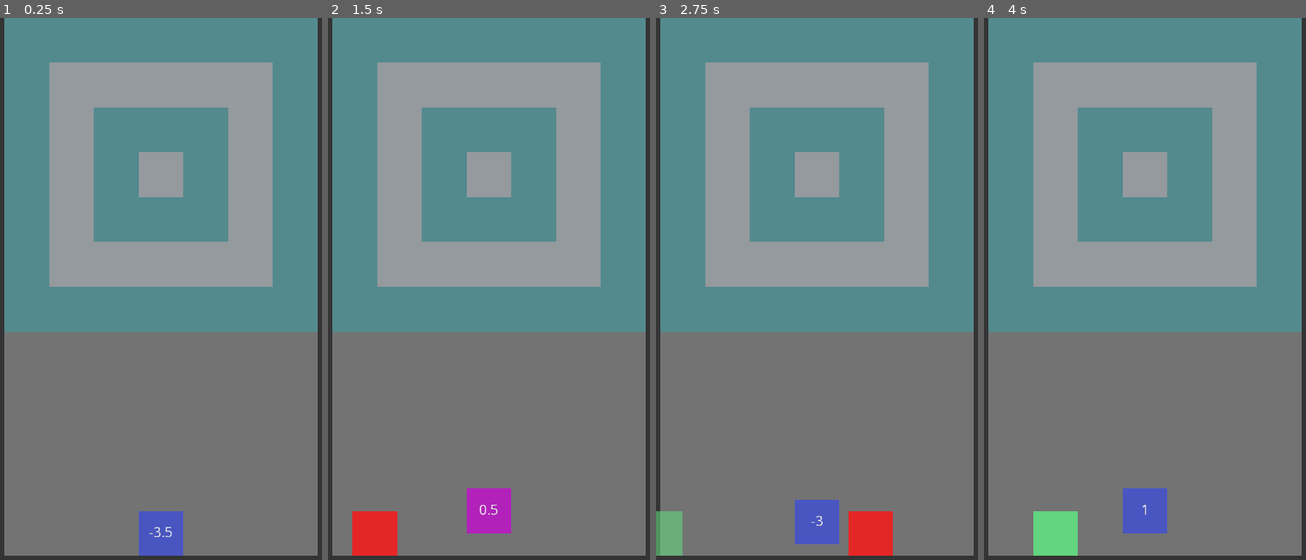
Above: before the commit, frames 1-4 (left to right).
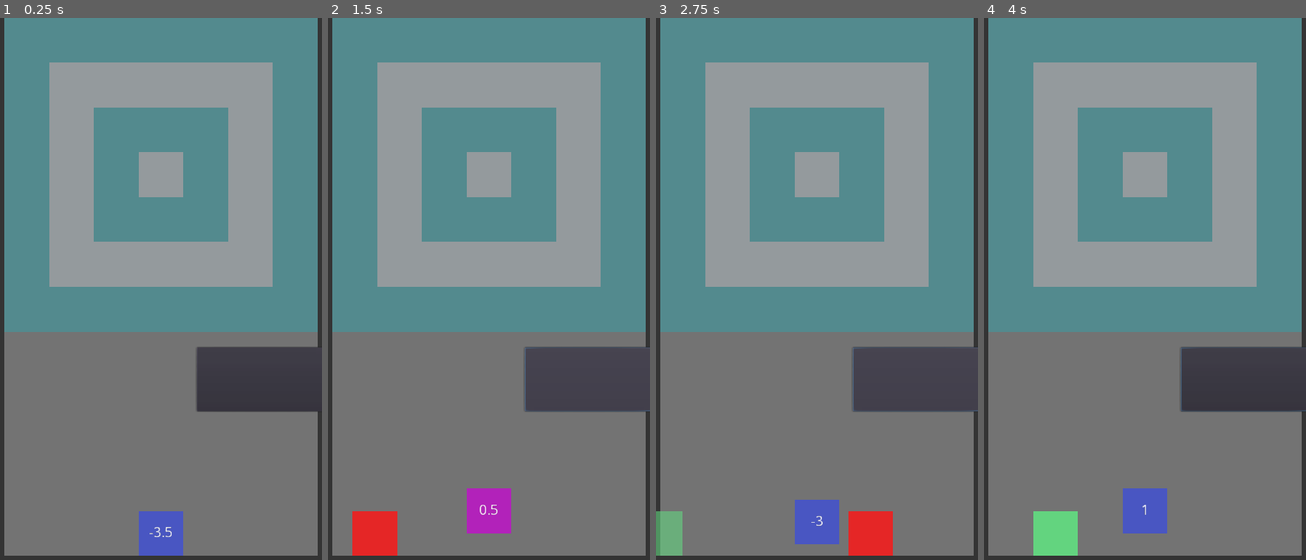
Above: after the commit, the same moments.

Repository: funexpected/jamper
Game: Godot game, scene res://level.tscn
Two runs of this game, one before a commit and one after it. Both use one fixed random seed, a clock stepped at 60 frames per second and the inputs below. This scene is started directly instead of the project's main scene.
Inputs (mouse positions are in pixels of both pictures, inside the frame that each line leads up to):
- Up to frame 1 (0.25 s): no input
- Up to frame 2 (1.5 s): click (588, 381) at 0.52 s; click (588, 381) at 1.27 s
- Up to frame 3 (2.75 s): click (916, 381) at 2.02 s
- Up to frame 4 (4 s): move the mouse to (1215, 278) at 2.77 s; click (1215, 278) at 2.92 s; move the mouse to (1080, 332) at 3.52 s; click (1080, 332) at 3.67 s

The runs differ from the first frame. In frame 1, 4.5% of the frame differs, in the area x 60-99%, y 60-73%; in frame 2, 4.6%, in the area x 60-100%, y 60-73%; in frame 3, 4.6%; in frame 4, 4.5%.

Commit message:
del Image

Diff:
--- a/field.gd
+++ b/field.gd
@@ -3,69 +3,49 @@
 var png_path = "res://jumpers/%s.png"
 var a = 0.3
 onready var png = $field/png
+onready var jumper = $field/png/jumper
 var table = []
 var pic_size = Vector2(7,7)
 onready var save = $save
 var size_block= 150
 
 var image
-var image_table
 
 signal win
 signal success
 signal on_place
 
+
+
+onready var btn = $Button
+
 func _ready():
 	prepare_png()
 	create_table()
+#	btn.connect("pressed", self, "exper")
+	print(table)
 
-	print(table)
+func exper():
+	pass
 
 func prepare_png():
 	get_picture()
 	png.modulate.a = a
-
 
 func get_picture():
 	randomize()
 	var nb = randi() % 2
 	var img_path = png_path % nb
 	var img  = load(img_path)
-
 	png.texture = img
 	print("COLOR")
 	image = png.texture.get_data()
 	image.lock()
-#	print(image)
-#	print(image.get_height())
-#	image.set_pixel(150, 150, Color(1, 0, 0, 1)) # Works
-
 	var col = image.get_pixel(1, 1)
+	print(col)
 	var col_str = col.to_html(false)
 	print(col_str)
-	create_image_table(Vector2(image.get_height(), image.get_width()))
 
-
-
-#	var im = Image.new()
-#
-#	var tex = im.load(img_path).get_data()
-#	print(tex)
-#	var tex2 = im.create_from_data(7,7,false,Image.FORMAT_RGBA8, tex)
-#	print(tex2)
-##	im.create(300, 300, false, Image.FORMAT_RGBA8)
-#	im.lock()
-##	im.set_pixel(150, 150, Color(1, 0, 0, 1)) # Works
-##	im.unlock()
-##	img.set_pixel(x, y, color) # Does not have an effect
-#	print(im.get_pixel(1, 1))
-
-func create_image_table(size_tab):
-	image_table = Image.new()
-	image_table.create(size_tab.x, size_tab.y, false,  Image.FORMAT_RGBA8)
-	image_table.lock()
-	print("EMPTY")
-	print(image_table.get_pixel(1, 1))
 
 func create_table():
 	var plug = -1
@@ -80,16 +60,11 @@
 		i += 1
 
 func push(obj):
-
-	var new_node = ColorRect.new()
-	new_node.rect_size = Vector2(150,150)
-	new_node.rect_position = obj.position
-	new_node.color = obj.color
 	var speed = obj.speed.y
-	save.add_child(new_node)
+#	save.add_child(new_node)
 	var dic = block_is_good(obj)
 	if dic  == TYPE_DICTIONARY:
-		run_block(obj, dic, new_node)
+		run_block(obj, dic)
 		return true
 	else:
 		return false
@@ -100,28 +75,27 @@
 #	var column = obj.position.x / size_block
 	var column = tmp_obj_pos_x / size_block
 	var cell = check_table(column)
-	var cell_image = check_image_table(column)
-	print("TWO_TABLES")
-	if (cell == cell_image):
-		print("true")
-	else:
-		print("false")
 	if cell != Vector2(-1, -1):
 		return(__is_color_same(cell, obj))
 	return false
 
+func is_full_jumper(table):
+	var i = int(0)
+	while i < table.y.size():
+		var j = int(0)
+		while j < table.x.size():
+			if table[i][j] < 0:
+				return false
+			j += 1
+		i += 1
+	emit_signal("win")
+	return true
+
 func check_table(column):
 	var i = int(0)
+	var count = int(0)
 	while i < pic_size.y:
 		if table[column][i] == -1:
-			return Vector2(column, i)
-		i += 1
-	return Vector2(-1,-1)
-
-func check_image_table(column):
-	var i = int(0)
-	while i < image_table.get_height():
-		if image_table.get_pixel(column,i) == Color(0,0,0,0):
 			return Vector2(column, i)
 		i += 1
 	return Vector2(-1,-1)
@@ -138,7 +112,6 @@
 	var _color_original = image.get_pixel(cell.x, cell.y).to_html()
 	var _color_from_obj = obj.color.to_html()
 	if _color_from_obj == _color_original:
-		image_table.set_pixel(cell.x, cell.y, _color_from_obj)
 		table[cell.x][cell.y] = Color(_color_from_obj)
 		dic["bool"] = true
 		dic["cell"]["x"] = cell.x
@@ -147,12 +120,17 @@
 		dic["bool"] = false
 	return dic
 
-func run_block(obj, dic, new_node):
-	var s = get_distance(obj, dic, new_node)
+func run_block(obj, dic):
+	var s = get_distance(obj, dic)
 
 	pass
 
-func get_distance(obj, dic, new_node):
+func get_distance(obj, dic):
+	yield(Time.defer(), "completed")
 	var start_pos = obj.position
-	var end_pos = Vector2(dic["cell"]["x"]*150, dic["cell"]["y"]*150)
-#	var s =
+	var end_pos = Vector2(start_pos.x, -1 * dic["cell"]["y"]*150 + 120)
+	var s = start_pos.y - end_pos.y
+	var t = s / obj.speed.y
+#	yield(tw.ip(new_node, "rect_position:y", start_pos.y, end_pos.y, t), "tween_completed")
+	yield(tw.ip(obj, "position:y", start_pos.y, end_pos.y, t), "tween_completed")
+	emit_signal("on_place")
--- a/field.tscn
+++ b/field.tscn
@@ -17,7 +17,6 @@
 rect_min_size = Vector2( 1050, 1050 )
 
 [node name="png" type="TextureRect" parent="field"]
-editor/display_folded = true
 margin_right = 1050.0
 margin_bottom = 1050.0
 size_flags_horizontal = 3
@@ -44,3 +43,9 @@
 margin_right = 164.056
 margin_bottom = 147.657
 rect_min_size = Vector2( 150, 150 )
+
+[node name="Button" type="Button" parent="."]
+margin_left = 120.261
+margin_top = 1102.65
+margin_right = 552.261
+margin_bottom = 1316.65
